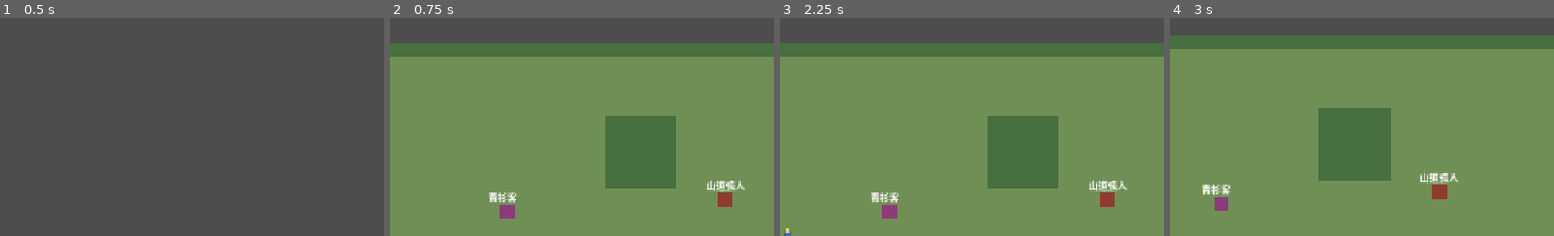
Above: before the commit, frames 1-4 (left to right).
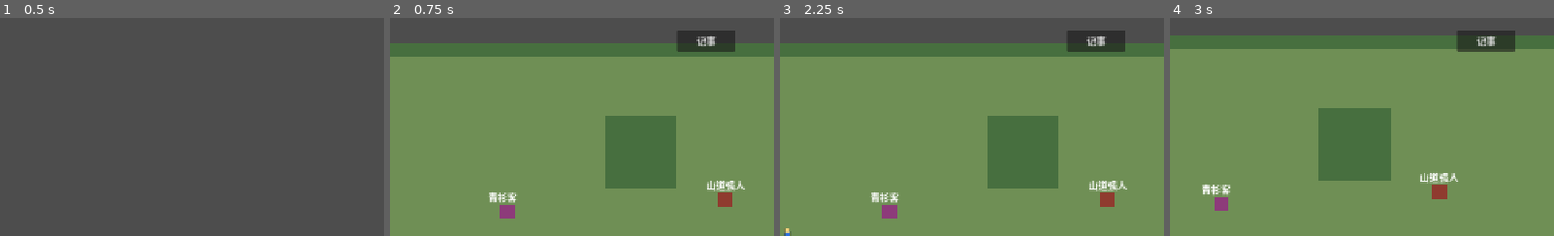
Above: after the commit, the same moments.

Repository: zhangyebo1991/liangyusheng-qunxiazhuan
Game: Godot game, scene res://scenes/boot.tscn
The game is run twice, just before and just after one commit, with the same random seed, the same clock (stepped at 60 frames per second) and the same inputs.
Inputs (mouse positions are % of the whole screen's width and height, from its top left):
- Up to frame 1 (0.5 s): no input
- Up to frame 2 (0.75 s): click "开始新游戏" at 0.5 s
- Up to frame 3 (2.25 s): click (91, 5) at 1.25 s, where only the run after the commit has a clickable "记事"; tap Enter (confirm) at 2 s; move the mouse to (65, 44) at 2.02 s; hold D (move_right) from 2.03 s (still down); hold Enter (confirm) from 2.03 s (still down); click (65, 44) at 2.17 s
- Up to frame 4 (3 s): move the mouse to (87, 42) at 2.77 s; release D (move_right) at 2.78 s; release Enter (confirm) at 2.78 s; hold S (move_down) from 2.78 s (still down); tap E (interact) at 2.85 s; click (87, 42) at 2.92 s
The pictures show only the part of the screen within x 50-100%, y 0-50%; the shares and areas given below are measured in that part.

Frame 1 is identical in both runs. In frame 2, 1.4% of the frame differs, in the area x 74-90%, y 5-16%; in frame 3, 1.4%; in frame 4, 1.5%.

Commit message:
feat: 添加江湖记事 HUD 入口

Diff:
--- a/scripts/scenes/hud.gd
+++ b/scripts/scenes/hud.gd
@@ -2,10 +2,13 @@
 
 signal item_use_requested(item_id: String)
 signal shop_buy_requested(item_id: String)
+signal journal_requested
 
 var quest_label: Label
 var prompt_label: Label
 var message_label: Label
+var journal_button: Button
+var tracked_task_list: VBoxContainer
 var inventory_panel: Panel
 var inventory_list: VBoxContainer
 var inventory_empty_label: Label
@@ -33,6 +36,18 @@
 	message_label.size = Vector2(800, 32)
 	add_child(message_label)
 
+	journal_button = Button.new()
+	journal_button.text = "记事"
+	journal_button.position = Vector2(1120, 20)
+	journal_button.size = Vector2(96, 36)
+	journal_button.pressed.connect(func(): journal_requested.emit())
+	add_child(journal_button)
+
+	tracked_task_list = VBoxContainer.new()
+	tracked_task_list.position = Vector2(24, 56)
+	tracked_task_list.size = Vector2(520, 96)
+	add_child(tracked_task_list)
+
 	_create_inventory_panel()
 	_create_shop_panel()
 
@@ -48,6 +63,20 @@
 
 func show_message(text: String) -> void:
 	message_label.text = text
+
+func set_tracked_tasks(tasks: Array) -> void:
+	for child in tracked_task_list.get_children():
+		tracked_task_list.remove_child(child)
+		child.queue_free()
+	var count = min(tasks.size(), 3)
+	for index in range(count):
+		var task = tasks[index]
+		if typeof(task) != TYPE_DICTIONARY:
+			continue
+		var label = Label.new()
+		label.text = "%s：%s" % [str(task.get("title", "未知任务")), str(task.get("status_text", ""))]
+		label.size = Vector2(520, 28)
+		tracked_task_list.add_child(label)
 
 func show_inventory(items: Array) -> void:
 	inventory_is_open = true
--- a/tests/test_hud_inventory.gd
+++ b/tests/test_hud_inventory.gd
@@ -5,6 +5,30 @@
 func run(assertions) -> void:
 	var hud = HudScript.new()
 	hud._ready()
+
+	assertions.assert_true(hud.has_signal("journal_requested"), "HUD 应提供记事请求信号")
+	assertions.assert_true(hud.has_method("set_tracked_tasks"), "HUD 应提供追踪任务刷新方法")
+	if not hud.has_signal("journal_requested") or not hud.has_method("set_tracked_tasks"):
+		hud.free()
+		return
+
+	var journal_requests: Array[int] = []
+	hud.journal_requested.connect(func(): journal_requests.append(1))
+	assertions.assert_eq(hud.journal_button.text, "记事", "HUD 应显示记事按钮")
+	hud.journal_button.pressed.emit()
+	assertions.assert_eq(journal_requests.size(), 1, "点击记事按钮应发出请求信号")
+
+	hud.set_tracked_tasks([
+		{"title": "山道试剑", "status_text": "进行中"},
+		{"title": "送信到客栈", "status_text": "已完成"},
+		{"title": "追查红线车辙", "status_text": "未开始"},
+		{"title": "第四任务", "status_text": "未开始"}
+	])
+	assertions.assert_eq(hud.tracked_task_list.get_child_count(), 3, "HUD 最多显示 3 个追踪任务")
+	assertions.assert_eq(hud.tracked_task_list.get_child(0).text, "山道试剑：进行中", "追踪任务应显示标题和状态")
+
+	hud.set_tracked_tasks([])
+	assertions.assert_eq(hud.tracked_task_list.get_child_count(), 0, "空追踪任务应清空 HUD 追踪区")
 
 	hud.show_inventory([{
 		"id": "herb_small",
